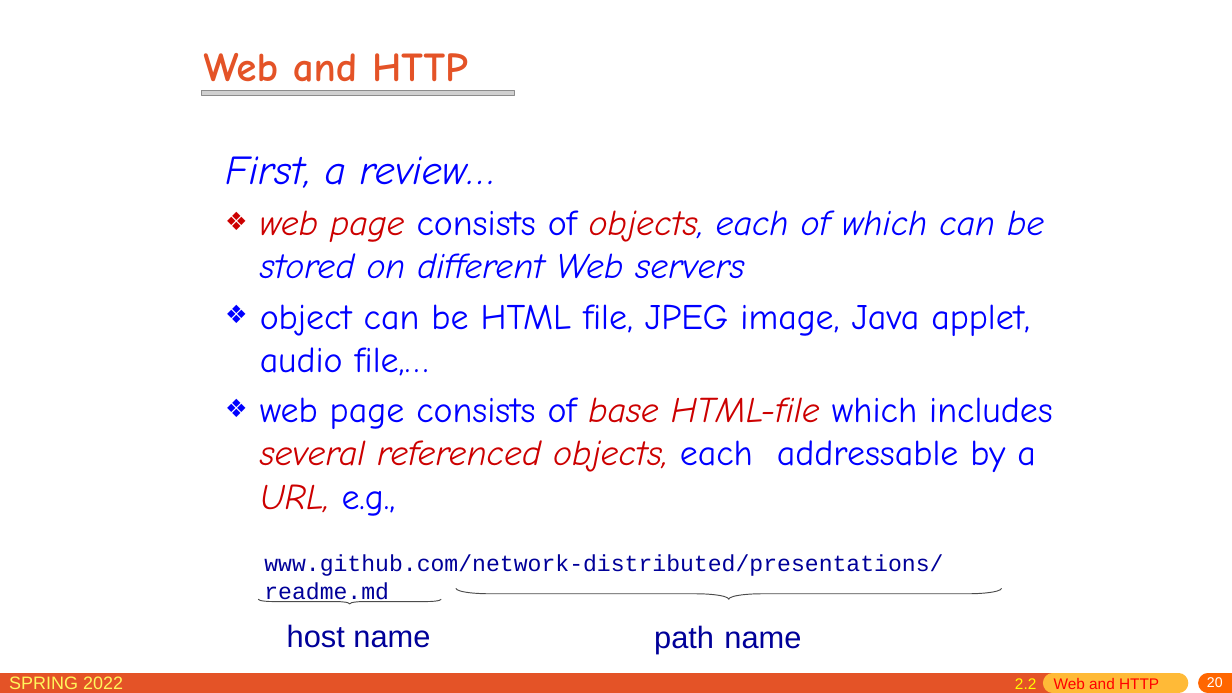
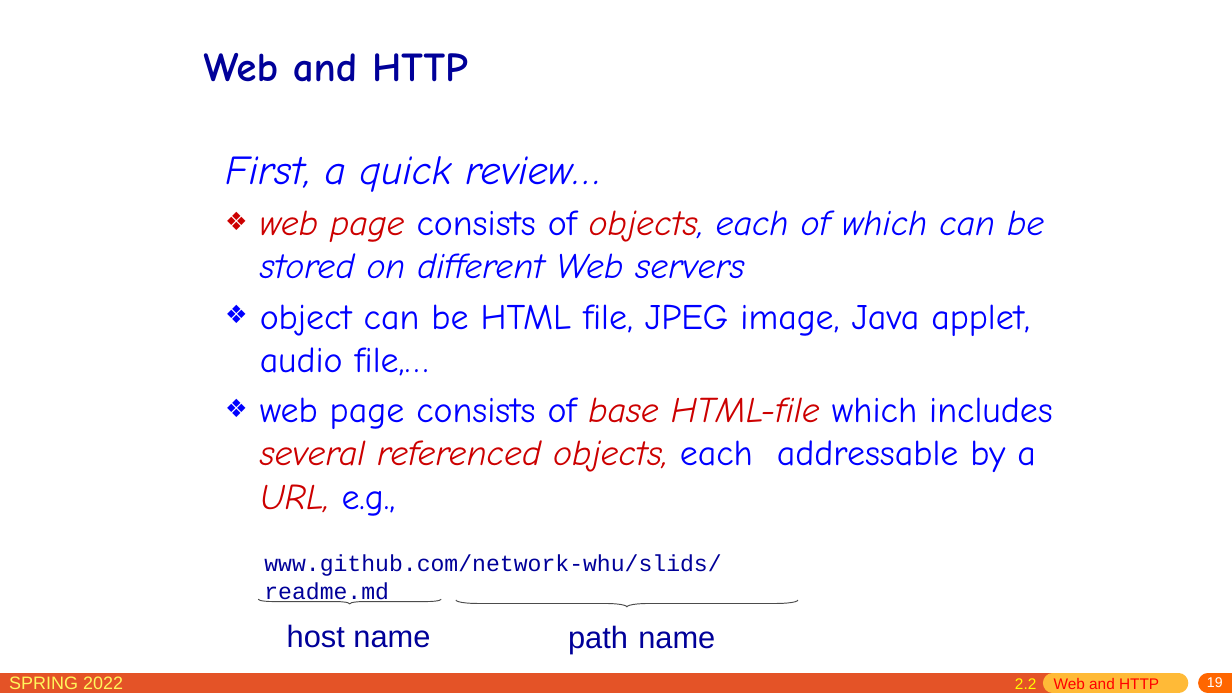
Before and after one commit to network-whu/slides, a slide deck: slide 19 of pptx/chapter2.pptx (slide 20 before the commit). Drawn at 1232x693 pixels with LibreOffice and Linux fonts; fonts in the diff are those of the drawing; grey boxes stand for pictures. Boxes give left, top, right and bottom in pixels: in the first picture for what was removed or moved away, otherwise in the second. Text is boxed around its words. In the diff, an @@ line names an element or a change of style, - is before the commit and + after.

```diff
--- a/pptx/chapter2.pptx
+++ b/pptx/chapter2.pptx
@@ title "Web and HTTP" at box(204, 53, 468, 82): text colour #E45327 to #000099 @@
@@ picture removed at box(201, 91, 515, 95) @@
@@ text at box(225, 156, 602, 192): text changed @@
-First, a review…
+First, a quick review…
@@ text at box(264, 554, 721, 605): text changed @@
-www.github.com/network-distributed/presentations/readme.md
+www.github.com/network-whu/slids/readme.md
@@ left brace: place and size @@
-left brace at box(457, 588, 1002, 599)
+left brace at box(456, 600, 798, 607)
@@ text "path name": place and size @@
-text "path name" at box(654, 625, 801, 654)
+text "path name" at box(568, 625, 715, 654)
@@ page number at box(1207, 677, 1223, 687): text changed @@
-20
+19
```
Also in this commit, not shown: 107 other slides changed, 1 slide removed.
